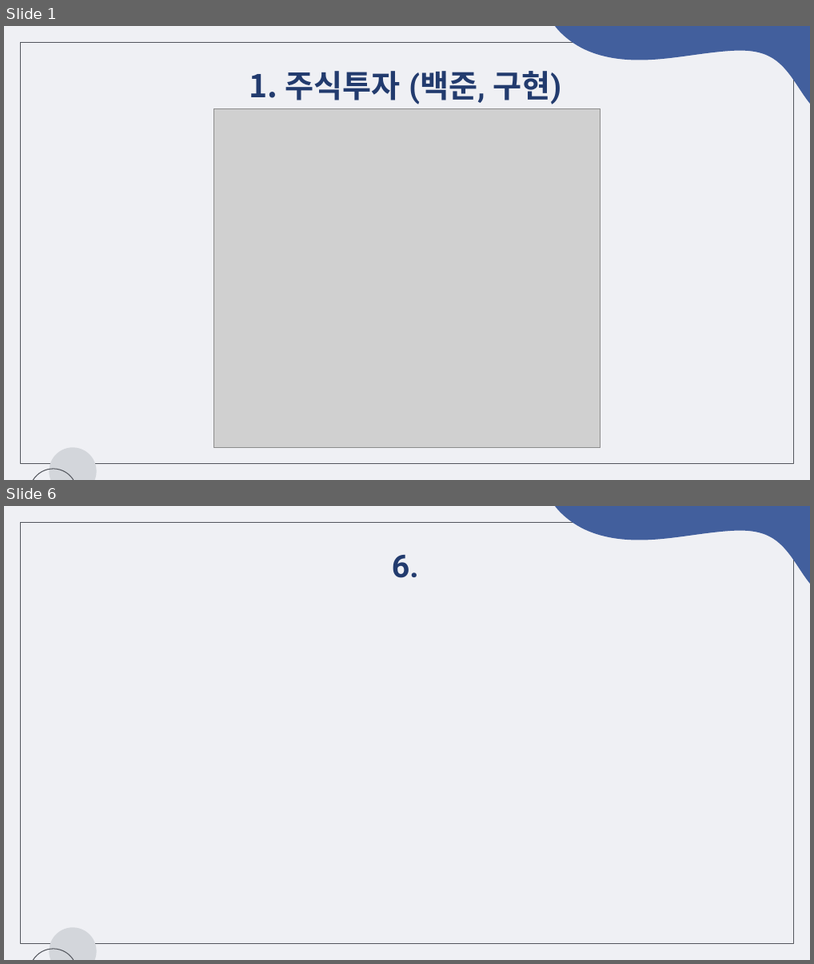
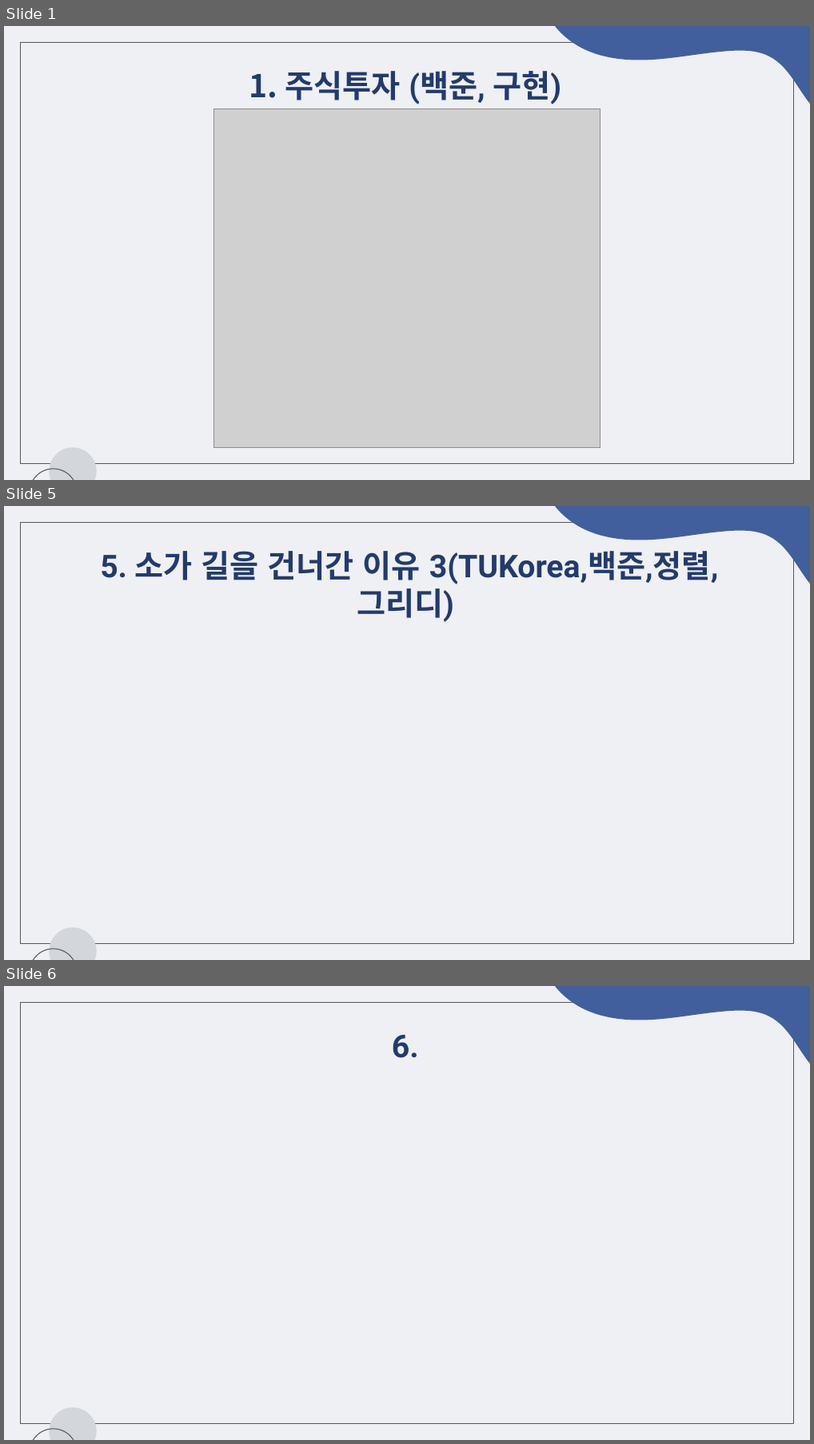
Before and after one commit to chaeeun-dev/CodingTest, a slide deck: 문제해결프로그래밍_숙제/제출용/숙제4_2022182035.pptx. Shown one above the other, each under a label of ours: slides 1 and 6 before the commit, slides 1, 5 and 6 after it; the slides between them are not shown. The pictures are 814x964 and 814x1444 pixels, drawn with LibreOffice and Linux fonts; fonts in the diff are those of the drawing; grey boxes stand for pictures. Boxes give left, top, right and bottom in pixels: in the first picture for what was removed or moved away, otherwise in the second. Text is boxed around its words. In the diff, an @@ line names an element or a change of style, - is before the commit and + after.

```diff
--- a/문제해결프로그래밍_숙제/제출용/숙제4_2022182035.pptx
+++ b/문제해결프로그래밍_숙제/제출용/숙제4_2022182035.pptx
@@ slide 5 added at [4, 506, 810, 960], background #EFF0F4; not listed: 4 template elements that a slide beside it also shows @@
@@ title added at [100, 551, 718, 622], 28 pt, text #223B6E, bold @@
+5. 소가 길을 건너간 이유 3(TUKorea,백준,정렬,그리디)
```
Also in this commit, not shown: 1 slide changed, 2 other slides added, 3 slides removed, 4 other files.
